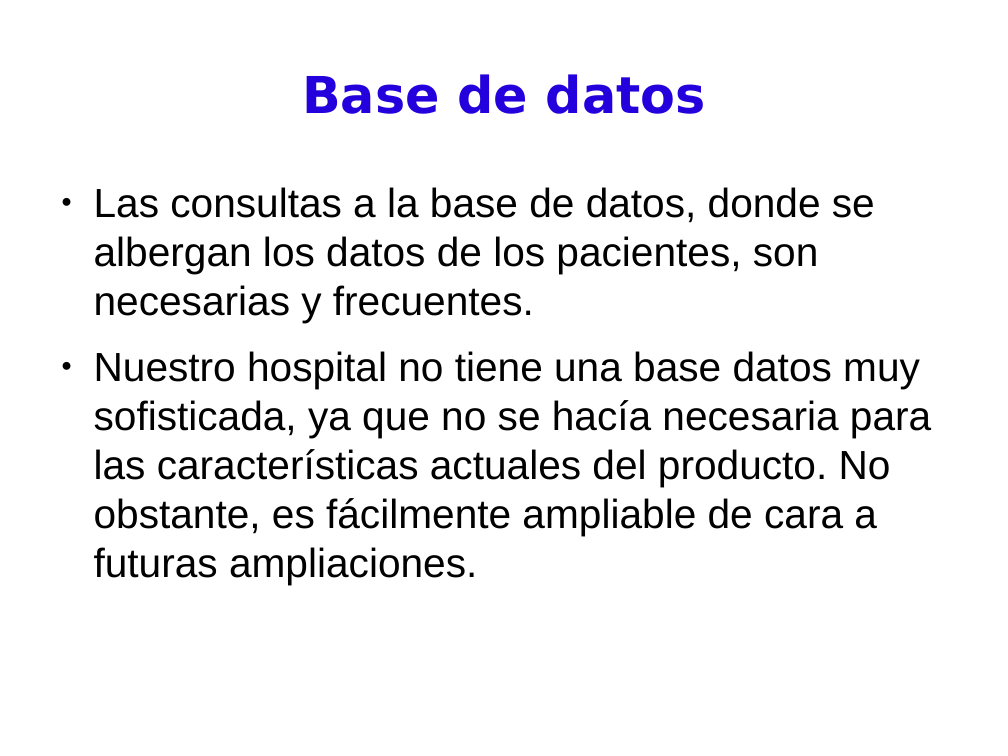
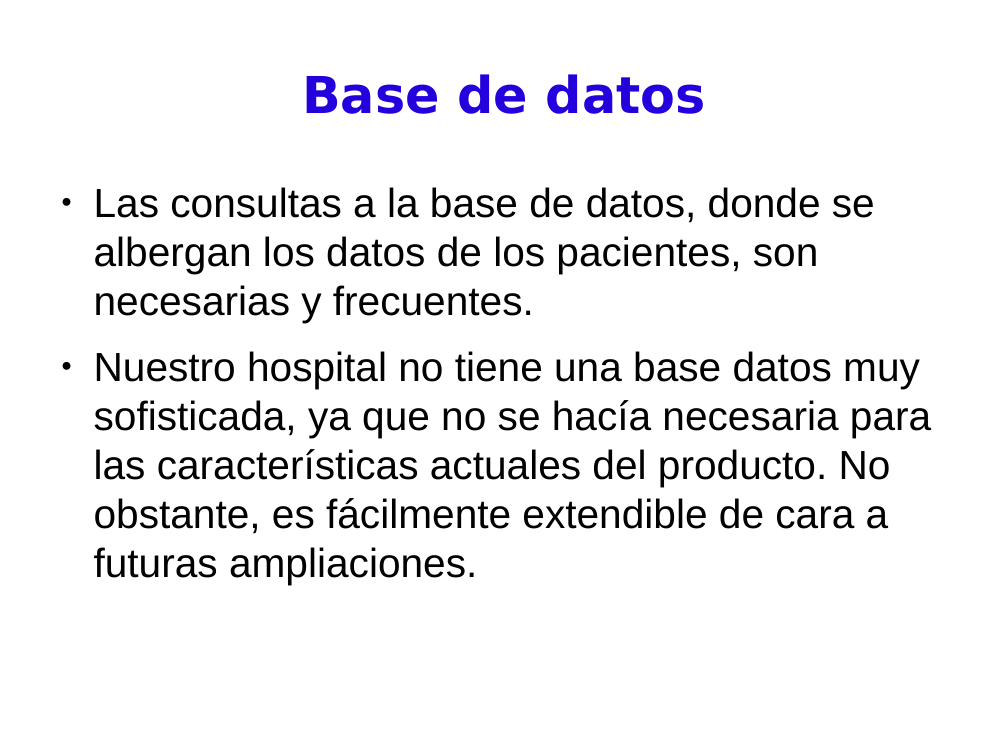
Before and after one commit to BackupTheBerlios/pdassii, a slide deck: slide 11 of Documentos/presentación.odp. Drawn at 1008x756 pixels with LibreOffice and Linux fonts; fonts in the diff are those of the drawing. Boxes give left, top, right and bottom in pixels: in the first picture for what was removed or moved away, otherwise in the second. Text is boxed around its words. In the diff, an @@ line names an element or a change of style, - is before the commit and + after.

```diff
--- a/Documentos/presentación.odp
+++ b/Documentos/presentación.odp
@@ text at (94, 351, 931, 584): text changed @@
-● Nuestro hospital no tiene una base datos muy sofisticada, ya que no se hacía necesaria para las características actuales del producto. No obstante, es fácilmente ampliable de cara a futuras ampliaciones.
+● Nuestro hospital no tiene una base datos muy sofisticada, ya que no se hacía necesaria para las características actuales del producto. No obstante, es fácilmente extendible de cara a futuras ampliaciones.
```
Also in this commit, not shown: 11 other slides changed, 3 slides added, 7 slides removed.
